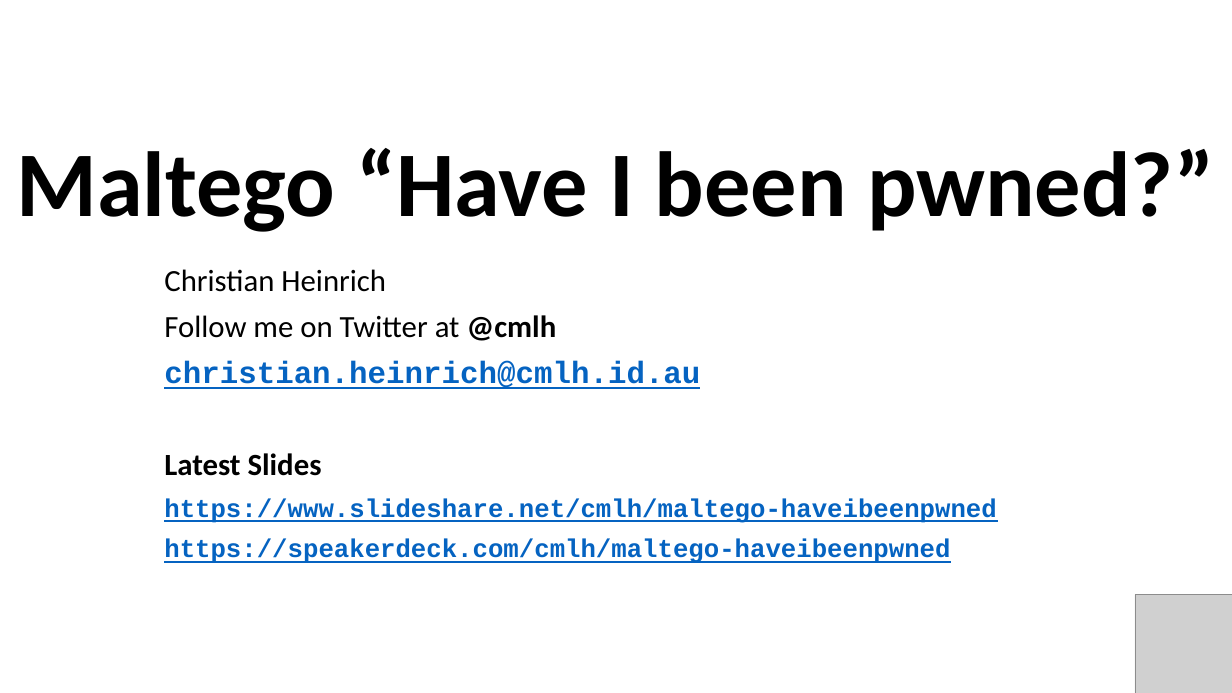
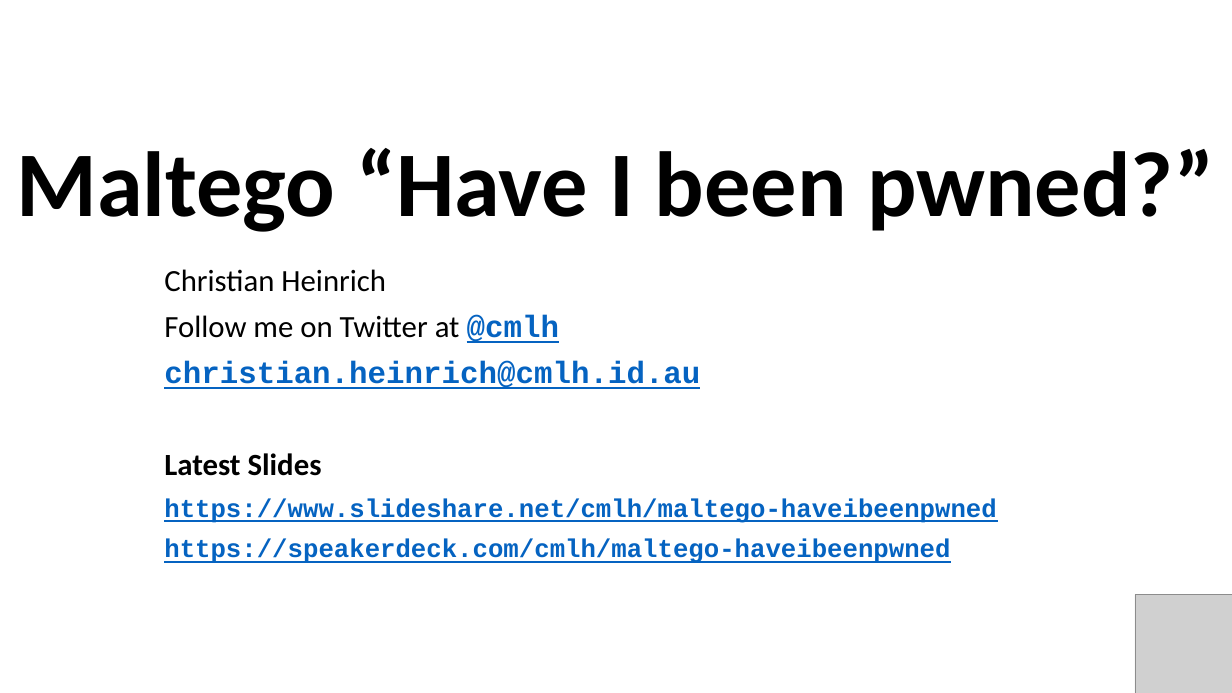
Before and after one commit to cmlh/Maltego-haveibeenpwned, a slide deck: slide 24 of Presentation/Maltego_haveibeenpwned-Presentation-Christian_Heinrich.pptx. Drawn at 1232x693 pixels with LibreOffice and Linux fonts; fonts in the diff are those of the drawing; grey boxes stand for pictures. Boxes give left, top, right and bottom in pixels: in the first picture for what was removed or moved away, otherwise in the second. Text is boxed around its words. In the diff, an @@ line names an element or a change of style, - is before the commit and + after.

Commit message:
Fix @Twitter account on slide 24

```diff
--- a/Presentation/Maltego_haveibeenpwned-Presentation-Christian_Heinrich.pptx
+++ b/Presentation/Maltego_haveibeenpwned-Presentation-Christian_Heinrich.pptx
@@ subtitle at (x1=164, y1=315, x2=559, y2=343): font Calibri to Courier New, text colour #000000 to #0563C1, underline on in "@cmlh" @@
```
Also in this commit, not shown: 1 other slide changed.
